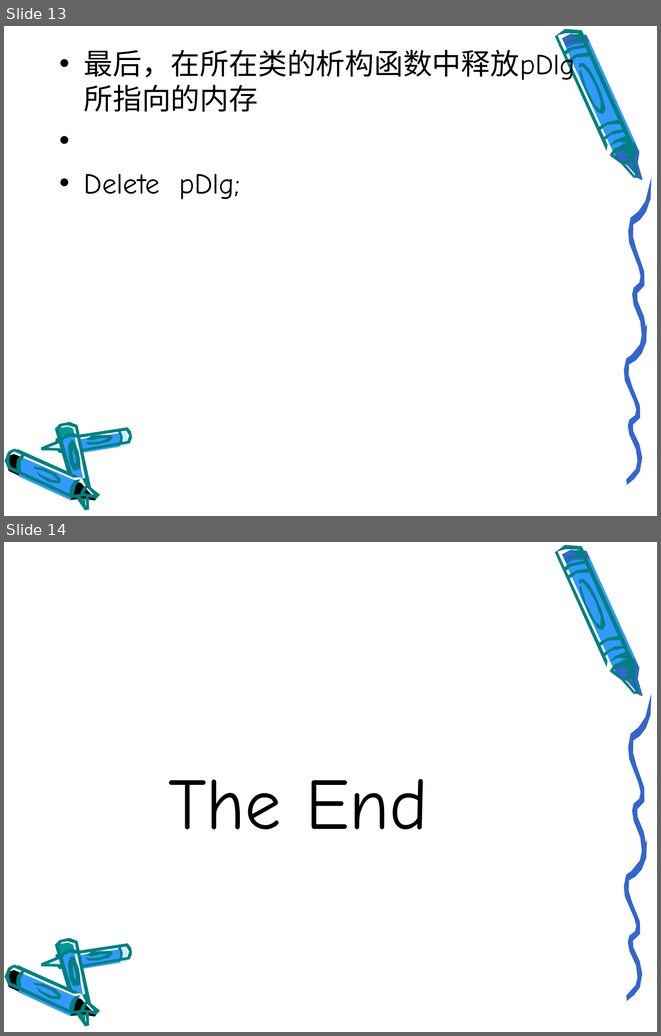
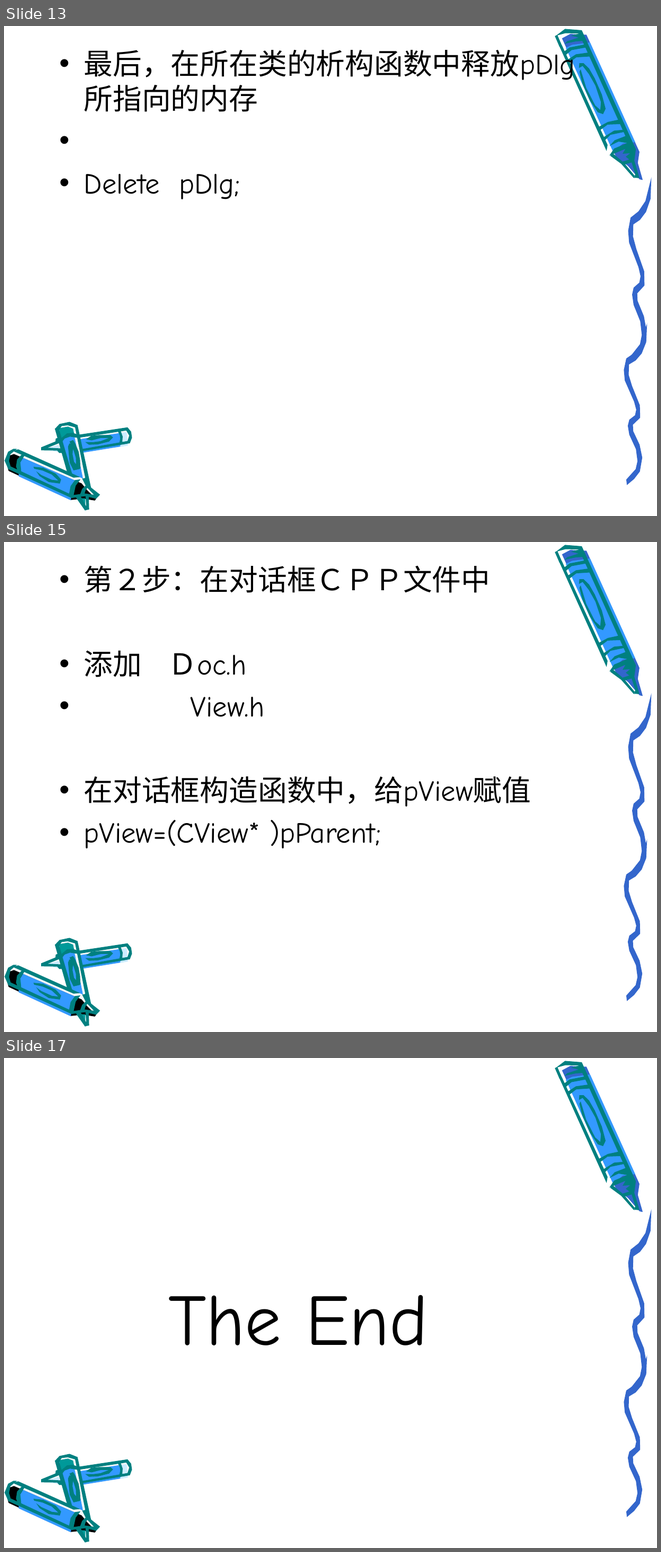
Before and after one commit to gudianxiaoshuo/VC_PPT, a slide deck: 模态对话框-非模态对话框.ppt. Shown one above the other, each under a label of ours: slides 13 and 14 before the commit, slides 13, 15 and 17 after it; the slides between them are not shown. The pictures are 661x1036 and 661x1552 pixels, drawn with LibreOffice and Linux fonts; fonts in the diff are those of the drawing. Boxes give left, top, right and bottom in pixels: in the first picture for what was removed or moved away, otherwise in the second. Text is boxed around its words. In the diff, an @@ line names an element or a change of style, - is before the commit and + after.

Commit message:
非模态中添加VIEW指针变量

```diff
--- a/模态对话框-非模态对话框.ppt
+++ b/模态对话框-非模态对话框.ppt
@@ slide 15 added at bbox=[4, 542, 657, 1032], background #FFFFFF; not listed: 37 template elements that a slide beside it also shows @@
@@ text added at bbox=[84, 565, 531, 848], 32 pt, text #000000 @@
+• 第２步：在对话框ＣＰＰ文件中
+• 添加 Ｄoc.h
+• View.h
+• 在对话框构造函数中，给pView赋值
+• pView=(CView* )pParent;
@@ what was slide 14 is now slide 17 @@
```
Also in this commit, not shown: 2 other slides added.
